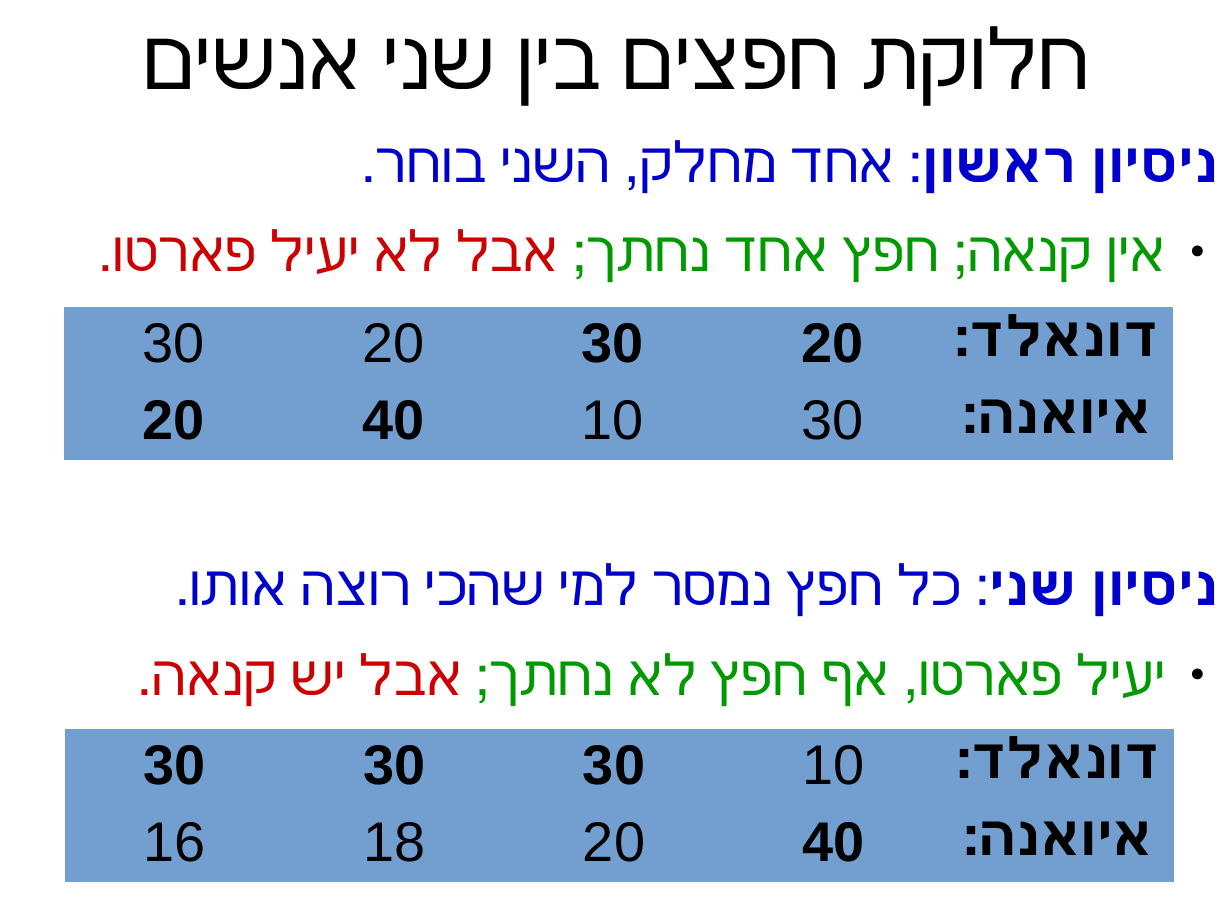
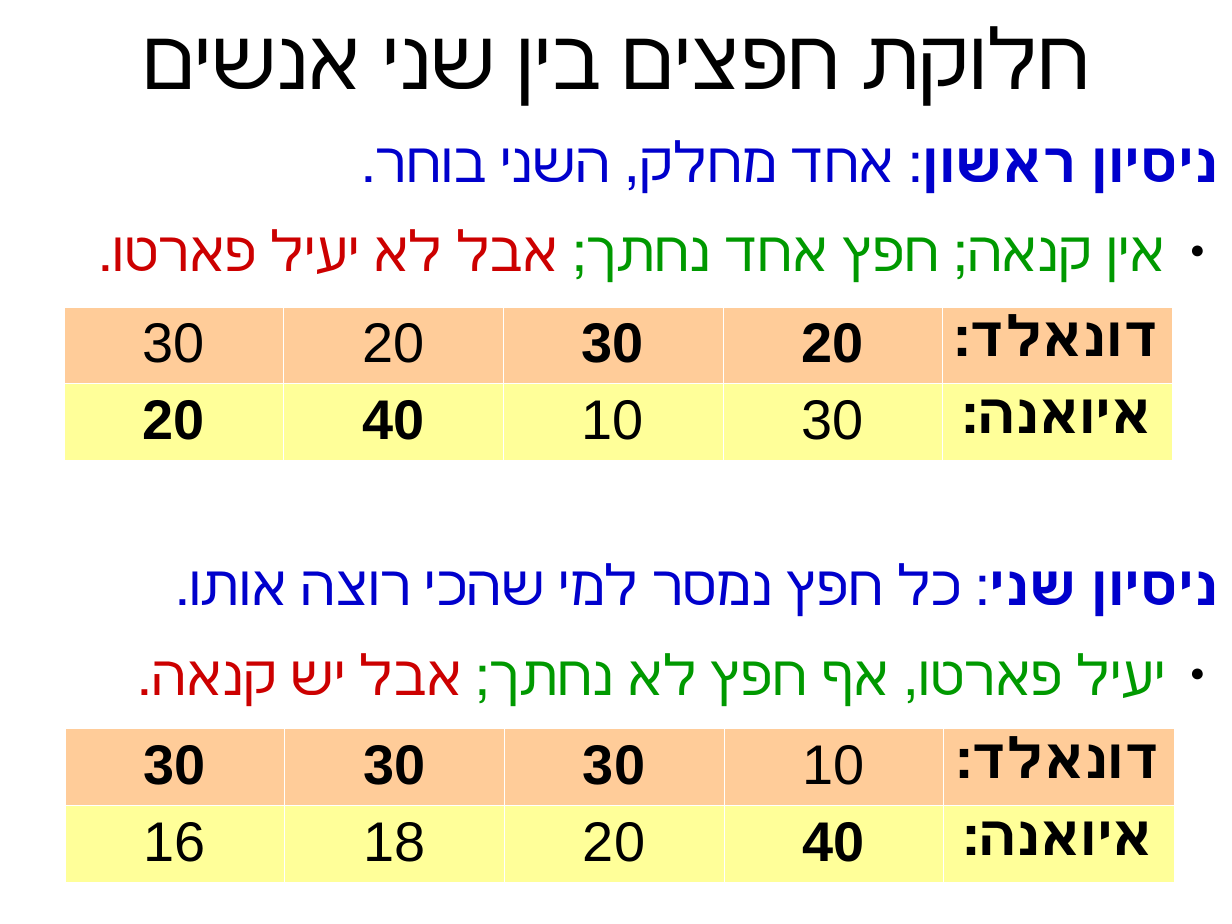
Before and after one commit to erelsgl-at-ariel/algorithms-5781, a slide deck: slide 5 of 04-item-allocation/slides-2-minimize-sharing.odp. Drawn at 1232x924 pixels with LibreOffice and Linux fonts; fonts in the diff are those of the drawing. Boxes give left, top, right and bottom in pixels: in the first picture for what was removed or moved away, otherwise in the second. Text is boxed around its words. In the diff, an @@ line names an element or a change of style, - is before the commit and + after.

```diff
--- a/04-item-allocation/slides-2-minimize-sharing.odp
+++ b/04-item-allocation/slides-2-minimize-sharing.odp
@@ table at [64,306,1175,459] @@
@@ fill #729FCF to #FFCC99 in row 1 @@
@@ fill #729FCF to #FFFF99 in row 2 @@
@@ borders changed @@
@@ table at [65,729,1176,882] @@
@@ fill #729FCF to #FFCC99 in row 1 @@
@@ fill #729FCF to #FFFF99 in row 2 @@
@@ borders changed @@
```
Also in this commit, not shown: 2 other slides changed, 7 other files.
